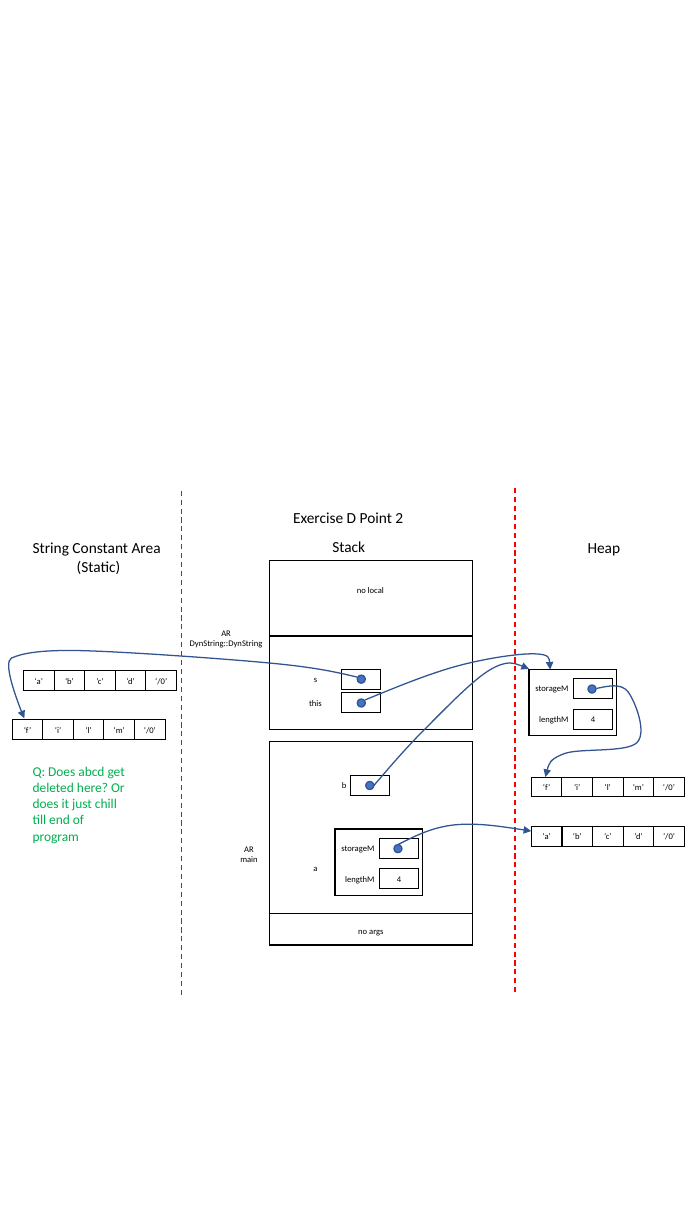
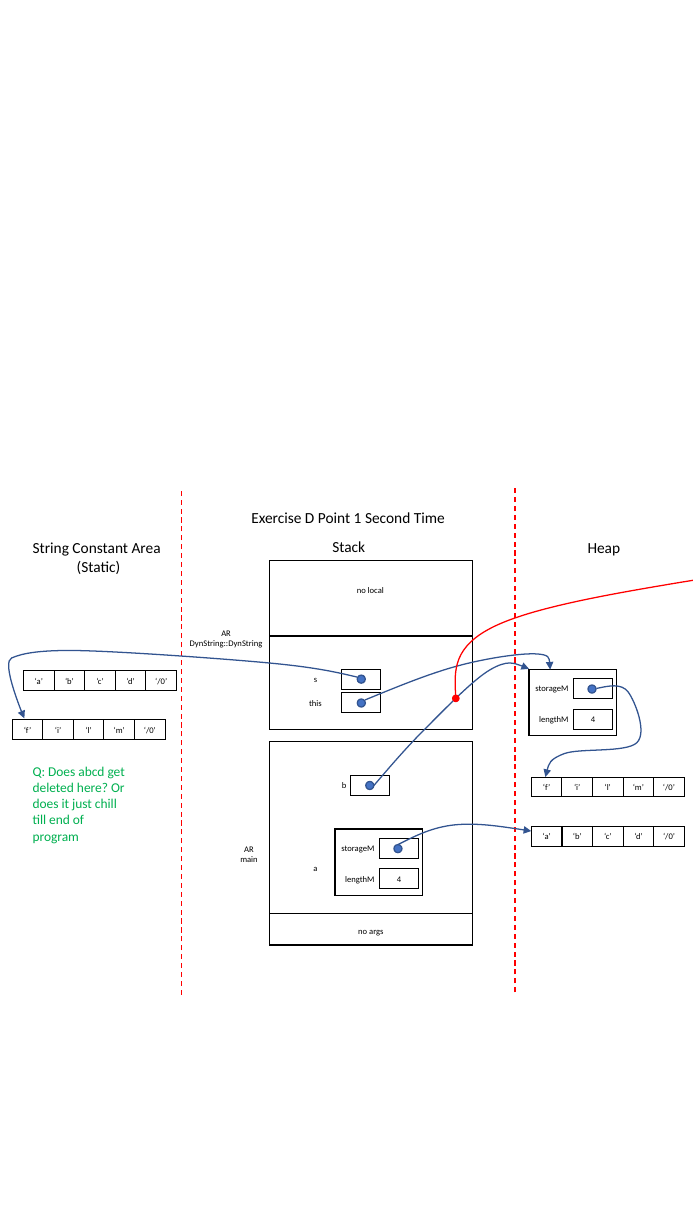
Before and after one commit to GraydonHall42/ENSF-614-Lab3-GH-JK, a slide deck: slide 8 of GH/Lab3_Diagrams_GH.pptx. Drawn at 693x1232 pixels with LibreOffice and Linux fonts; fonts in the diff are those of the drawing. Boxes give left, top, right and bottom in pixels: in the first picture for what was removed or moved away, otherwise in the second. Text is boxed around its words. In the diff, an @@ line names an element or a change of style, - is before the commit and + after.

Commit message:
GH update Exercise D questions

```diff
--- a/GH/Lab3_Diagrams_GH.pptx
+++ b/GH/Lab3_Diagrams_GH.pptx
@@ text at <box>251,512,445,523</box>: text changed @@
-Exercise D Point 2
+Exercise D Point 1 Second Time
@@ freeform shape added at <box>456,578,693,699</box>, outline #FF0000 1 pt @@
```
Also in this commit, not shown: 1 other slide changed, 1 other file.
